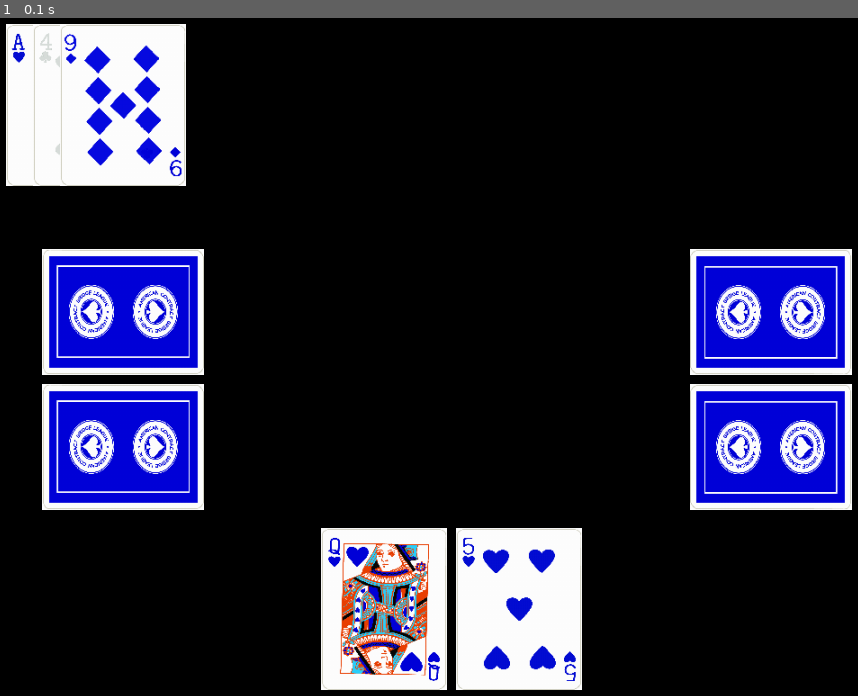
Above: before the commit, frame 1.
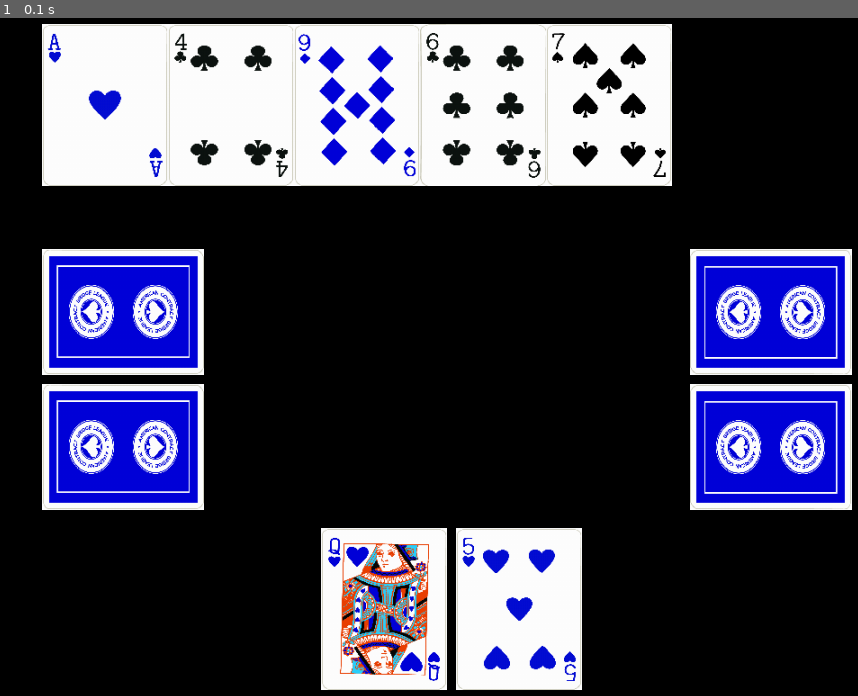
Above: after the commit, the same moment.

Repository: ardalangh/PokerPygame
Game: pygame game, started from main.py
The game is run twice, just before and just after one commit, with the same random seed, the same clock (stepped at 60 frames per second) and the same inputs.
Inputs:
- Up to frame 1 (0.1 s): no input

The runs differ from the first frame. In frame 1, 14% of the frame differs, in the area x 0-79%, y 0-25%.

Commit message:
end of session

Diff:
--- /dev/null
+++ b/Dealer.py
@@ -0,0 +1,40 @@
+
+
+score_map = {
+    1 : "straight flush",
+    2 : "4 of a kind",
+    3 : "full house",
+    4 : "flush",
+    5 : "straight",
+    6 : "3 of a kind",
+    7 : "2 pair",
+    8 : "pair",
+    9 : "nothing",
+}
+
+
+
+
+
+
+
+def evaluate_winner(flops, players):
+    if len(flops) != 5:
+        print("we need 5 cards in the middle. Something wen wrong")
+        exit(2)
+    if len(players) <= 1:
+        print("you must have at least 2 players. Something wen wrong")
+        exit(2)
+
+
+
+
+
+
+def evaluate_score_player_cards(player_cards_plus_5mid):
+    type_counts = []
+    for card in player_cards_plus_5mid:
+        type_counts.append(len(player_cards_plus_5mid.filter(lambda c: c.face == card.face)))
+
+
+#     Things to research: lambda functions and filter and map
--- a/Game.py
+++ b/Game.py
@@ -5,7 +5,8 @@
 
 class Game:
 
-    mid_cards_pos = [(10,10) ,  (40, 10), (70, 10), (100, 10), (130, 10), (160, 10)]
+    # mid_cards_pos = [(10,10) ,  (40, 10), (70, 10), (100, 10), (130, 10), (160, 10)]
+    mid_cards_pos = [(50+ 140 * i,10 ) for i in range(5)]
 
     smallBlindAmount = 5   # $5
     bigBlindAmount = 10    # $10 This is the min bet
@@ -22,6 +23,8 @@
         self.table = Table()
 
         self.show_flops = False
+        self.show_river = False
+        self.show_turn = False
         self.flops = []
 
 
@@ -42,6 +45,17 @@
     def dealFlop(self):
         [self.flops.append(self.deck.cards.pop()) for _ in range(3)]
         self.show_flops = True
+
+
+    def dealTurn(self):
+        self.flops.append(self.deck.cards.pop())
+        self.show_turn = True
+
+
+    def dealRiver(self):
+        self.flops.append(self.deck.cards.pop())
+        self.show_river = True
+
 
 
 
--- a/main.py
+++ b/main.py
@@ -40,6 +40,8 @@
 
 game.dealPreFlop()
 game.dealFlop()
+game.dealTurn()
+game.dealRiver()
 
 while running:
     for event in pygame.event.get():
